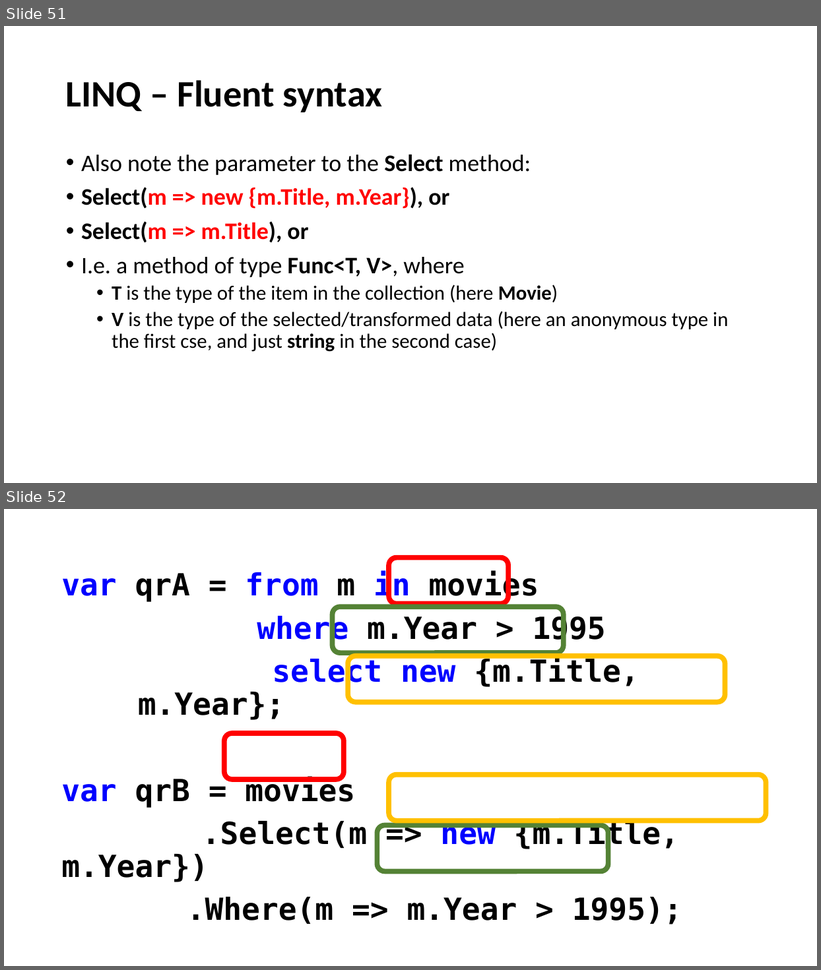
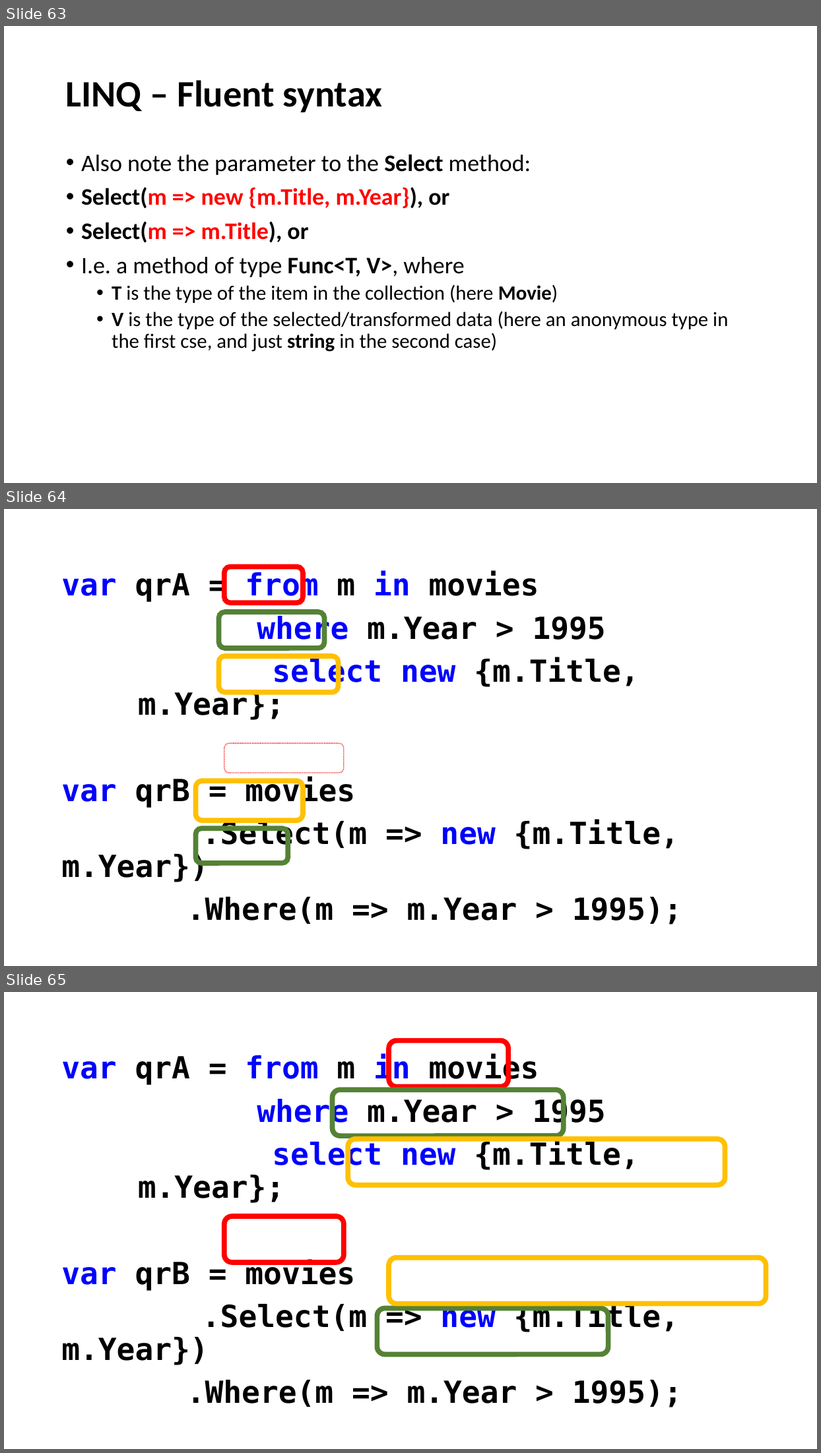
Before and after one commit to perslaursen/OOProg22, a slide deck: Chap/Prog03/Presentations/LINQ.pptx. Shown one above the other, each under a label of ours: slides 51 and 52 before the commit, slides 63, 64 and 65 after it. The pictures are 821x970 and 821x1453 pixels, drawn with LibreOffice and Linux fonts; fonts in the diff are those of the drawing. Boxes give left, top, right and bottom in pixels: in the first picture for what was removed or moved away, otherwise in the second. Text is boxed around its words. In the diff, an @@ line names an element or a change of style, - is before the commit and + after.

```diff
--- a/Chap/Prog03/Presentations/LINQ.pptx
+++ b/Chap/Prog03/Presentations/LINQ.pptx
@@ slide 64 added at bbox=[4, 509, 817, 966], background #FFFFFF @@
@@ rounded rectangle added at bbox=[224, 567, 303, 603], outline #FF0000 6 pt @@
@@ text added at bbox=[61, 571, 682, 925], 36 pt, text #000000, bold @@
+var qrA = from m in movies
+where m.Year > 1995
+select new {m.Title, m.Year};
+var qrB = movies
+.Select(m => new {m.Title, m.Year})
+.Where(m => m.Year > 1995);
@@ rounded rectangle added at bbox=[218, 612, 324, 648], outline #548235 6 pt @@
@@ rounded rectangle added at bbox=[218, 656, 338, 692], outline #FFC000 6 pt @@
@@ rounded rectangle added at bbox=[224, 743, 344, 773], outline #FF0000 1 pt dashed @@
@@ rounded rectangle added at bbox=[195, 781, 303, 821], outline #FFC000 6 pt @@
@@ rounded rectangle added at bbox=[195, 828, 288, 863], outline #548235 6 pt @@
@@ what was slide 51 is now slide 63 @@
@@ what was slide 52 is now slide 65 @@
```
Also in this commit, not shown: 2 slides changed, 13 other slides added, 1 slide removed, 22 other files.
